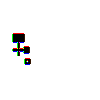
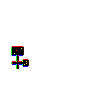
Layers edited between the first and the second 100 x 100 image:
added layer "Layer 6" above "Layer 1" over [12, 48, 27, 65]
painted on "Layer 1" over [11, 33, 31, 69]
